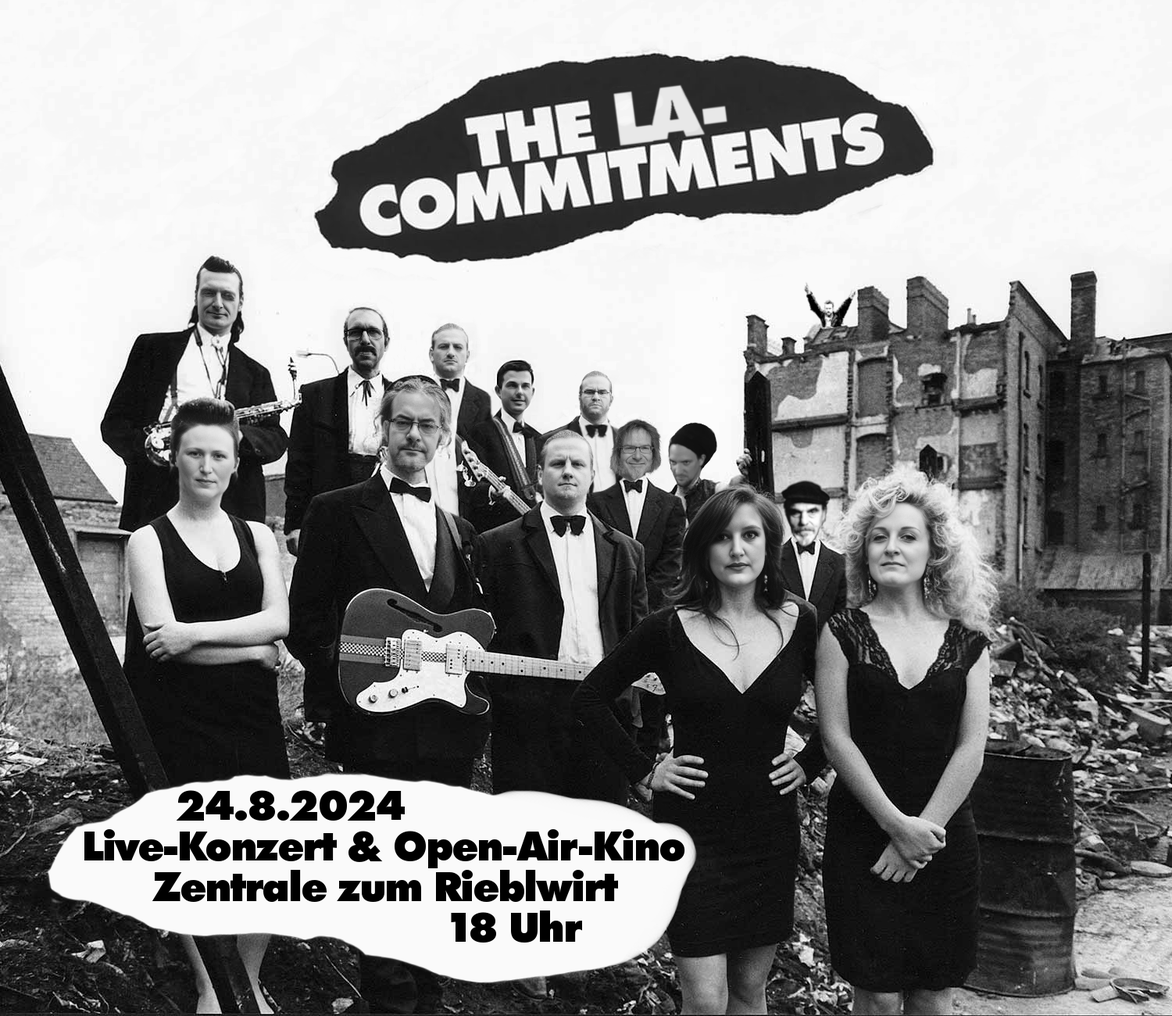
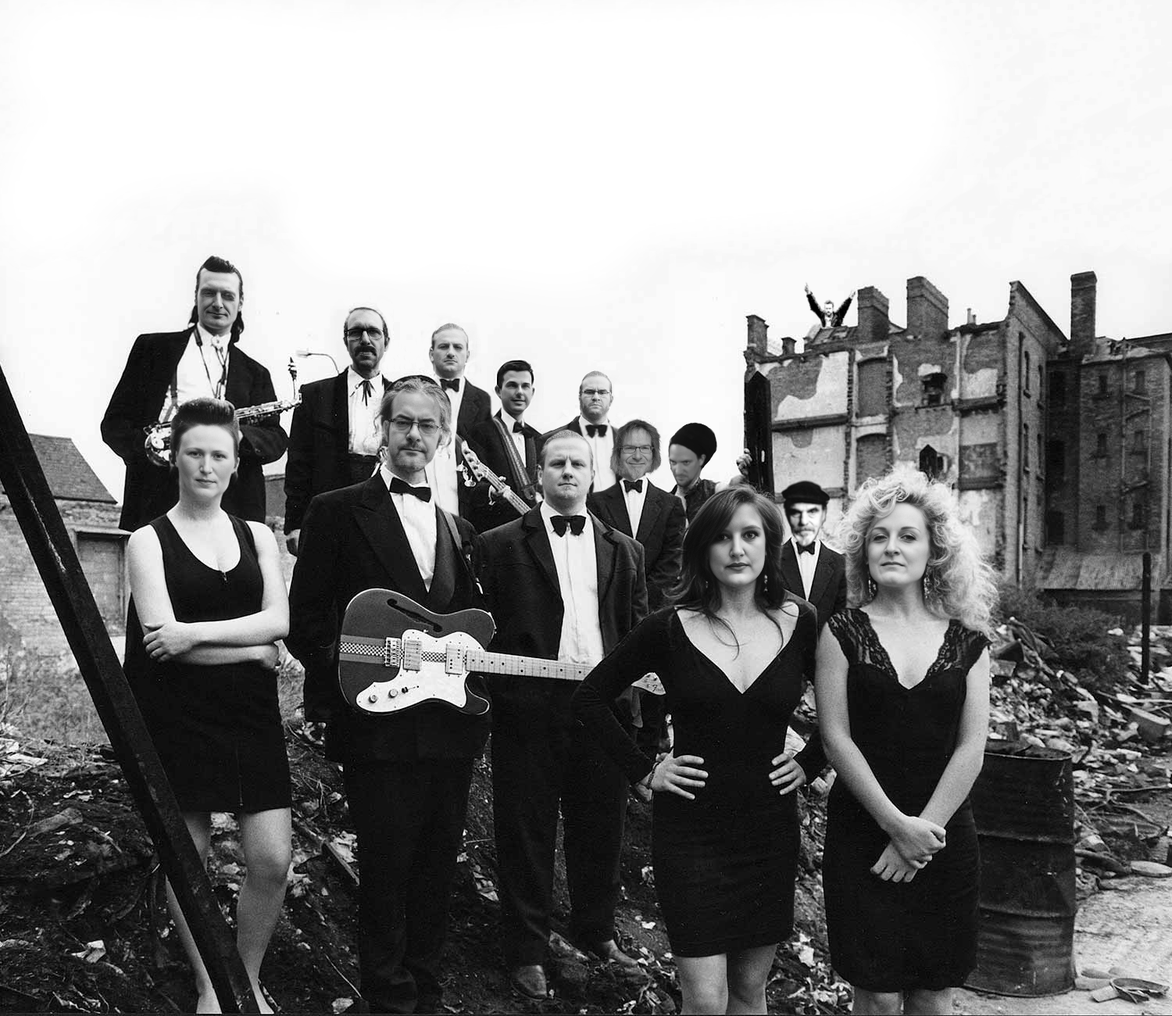
Layers edited between the first and the second (1172, 1016) image:
hid "24.8.2024 ..." over box(84, 790, 686, 943)
hid "Daten" over box(45, 769, 698, 986)
hid "SchriftLA" over box(612, 83, 729, 147)
hid "SchriftThe" over box(458, 96, 600, 171)
hid "Schrift" over box(271, 41, 971, 281)
painted on "Vale" over box(315, 264, 423, 283)
painted on "Commitments.png" over box(0, 0, 971, 291)
